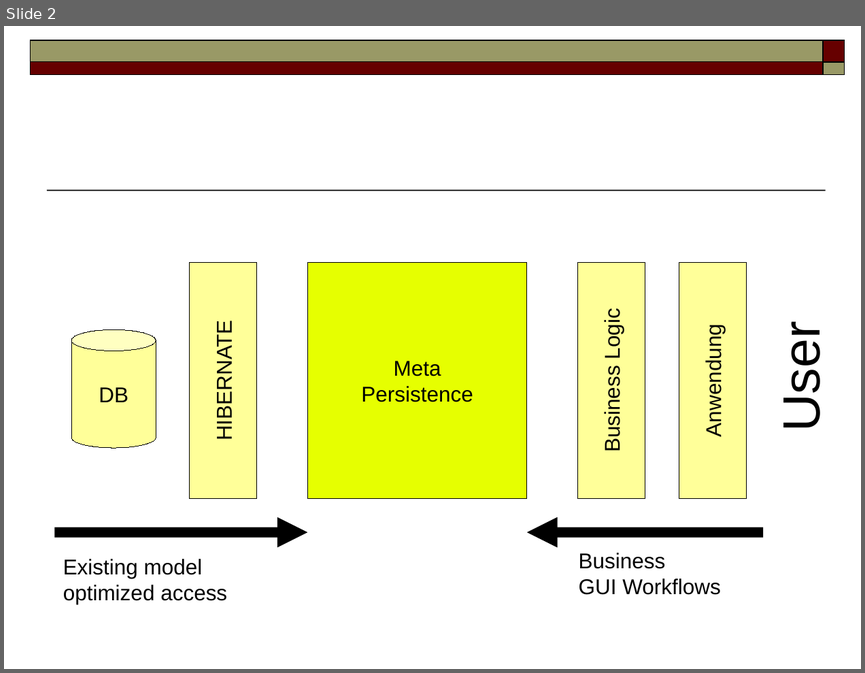
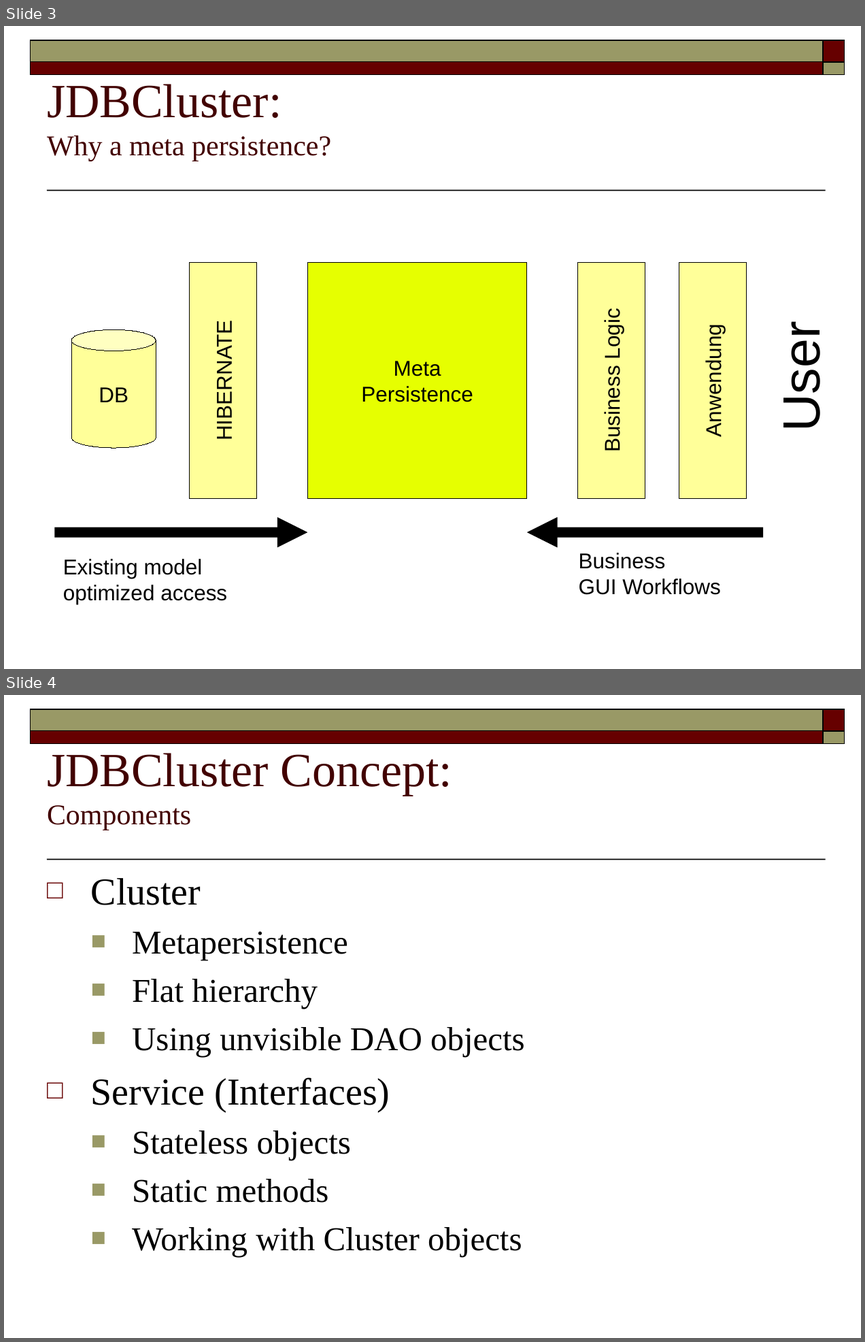
Before and after one commit to FaKod/JDBCluster, a slide deck: JDBCluster/Doc/MetaPersistence.odp. Shown one above the other, each under a label of ours: slide 2 before the commit, slides 3 and 4 after it. The pictures are 865x673 and 865x1342 pixels, drawn with LibreOffice and Linux fonts; fonts in the diff are those of the drawing. Boxes give left, top, right and bottom in pixels: in the first picture for what was removed or moved away, otherwise in the second. Text is boxed around its words. In the diff, an @@ line names an element or a change of style, - is before the commit and + after.

```diff
--- a/JDBCluster/Doc/MetaPersistence.odp
+++ b/JDBCluster/Doc/MetaPersistence.odp
@@ slide 4 added at [4, 695, 861, 1338], background #FFFFFF; not listed: 5 template elements that a slide beside it also shows @@
@@ title added at [47, 753, 452, 830], 40 pt, text #420000 @@
+JDBCluster Concept:
+Components
@@ text added at [91, 878, 525, 1257], 28 pt, text #000000 @@
+□ Cluster
+  ■ Metapersistence
+  ■ Flat hierarchy
+  ■ Using unvisible DAO objects
+□ Service (Interfaces)
+  ■ Stateless objects
+  ■ Static methods
+  ■ Working with Cluster objects
@@ what was slide 2 is now slide 3 @@
@@ slide 3 changed as well @@
@@ title added at [47, 84, 331, 161], 24 pt, text #420000 @@
+JDBCluster:
+Why a meta persistence?
```
Also in this commit, not shown: 1 other slide changed, 13 other slides added.
